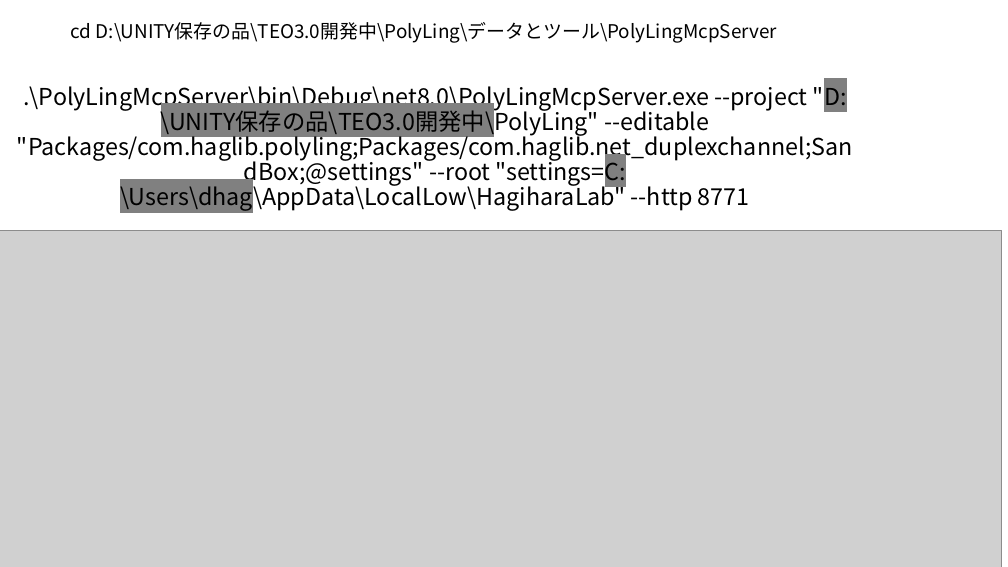
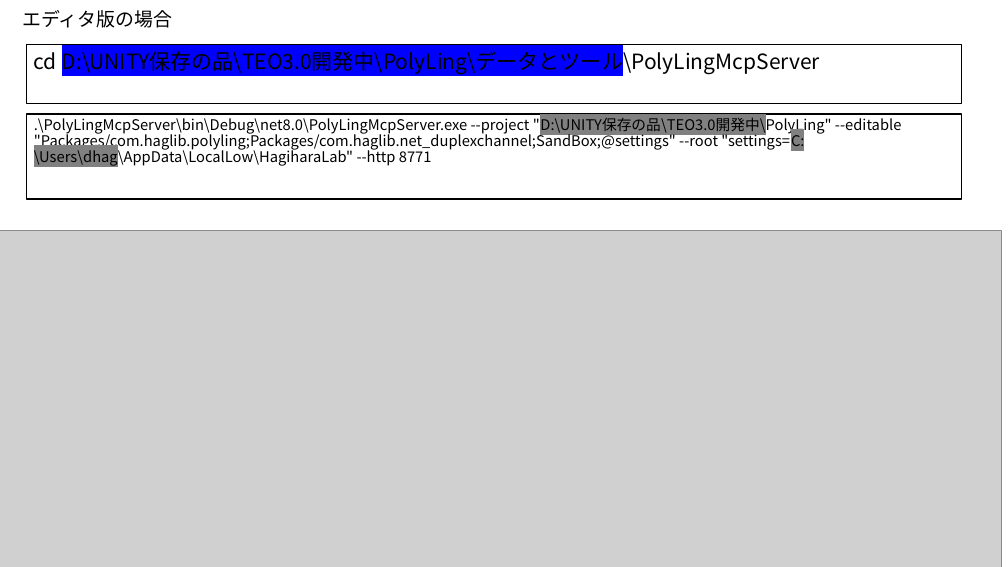
Before and after one commit to dhag/PolyLingMcpServer, a slide deck: slide 2 of 起動と接続.pptx. Drawn at 1008x567 pixels with LibreOffice and Linux fonts; fonts in the diff are those of the drawing; grey boxes stand for pictures. Boxes give left, top, right and bottom in pixels: in the first picture for what was removed or moved away, otherwise in the second. Text is boxed around its words. In the diff, an @@ line names an element or a change of style, - is before the commit and + after.

```diff
--- a/起動と接続.pptx
+++ b/起動と接続.pptx
@@ text added at [22, 10, 172, 28], 18 pt, text #000000 @@
+エディタ版の場合
@@ rectangle "cd D:\UNITY保存の品\TEO3.0開発中\PolyLing\データとツール\PolyLingMcpServer": place and size @@
-rectangle "cd D:\UNITY保存の品\TEO3.0開発中\PolyLing\データとツール\PolyLingMcpServer" at [71, 22, 777, 43]
+rectangle "cd D:\UNITY保存の品\TEO3.0開発中\PolyLing\データとツール\PolyLingMcpServer" at [26, 45, 962, 103]
@@ rectangle "cd D:\UNITY保存の品\TEO3.0開発中\PolyLing\データとツール\PolyLingMcpServer" at [26, 45, 962, 103]: size 18 to 20 pt; highlight none to #0000FF in "D:\UNITY保存の品\TEO3.0開発中\PolyLing\データとツール\PolyLingMcpServer"; outline none to #000000 1 pt @@
@@ subtitle ".\PolyLingMcpServer\bin\Debug\net8.0\PolyLingMcpServer.exe - ...": place and size @@
-subtitle ".\PolyLingMcpServer\bin\Debug\net8.0\PolyLingMcpServer.exe - ..." at [17, 81, 853, 212]
+subtitle ".\PolyLingMcpServer\bin\Debug\net8.0\PolyLingMcpServer.exe - ..." at [26, 114, 962, 199]
@@ subtitle ".\PolyLingMcpServer\bin\Debug\net8.0\PolyLingMcpServer.exe - ..." at [26, 114, 962, 199]: size 22.2 to 14 pt; alignment centre to left; outline none to #000000 1.5 pt @@
```
Also in this commit, not shown: 1 slide added, 12 other files.
